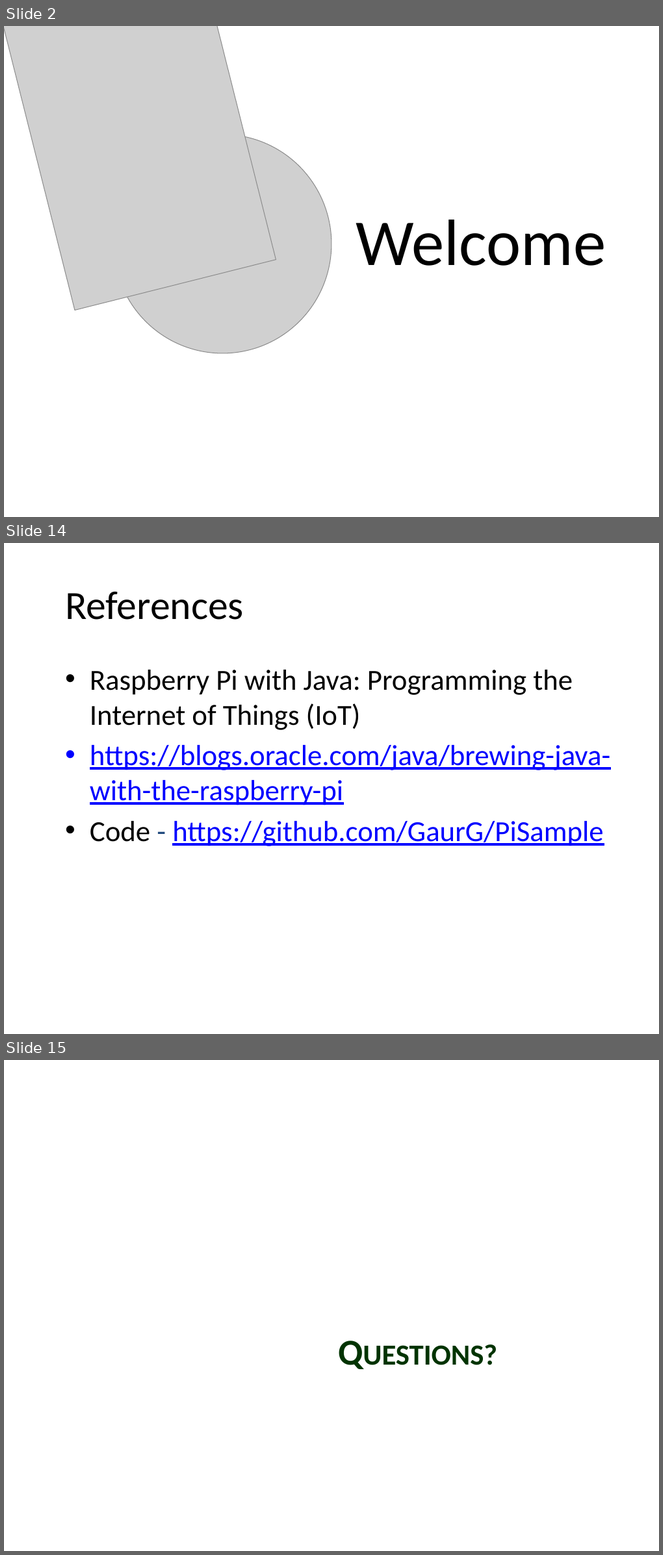
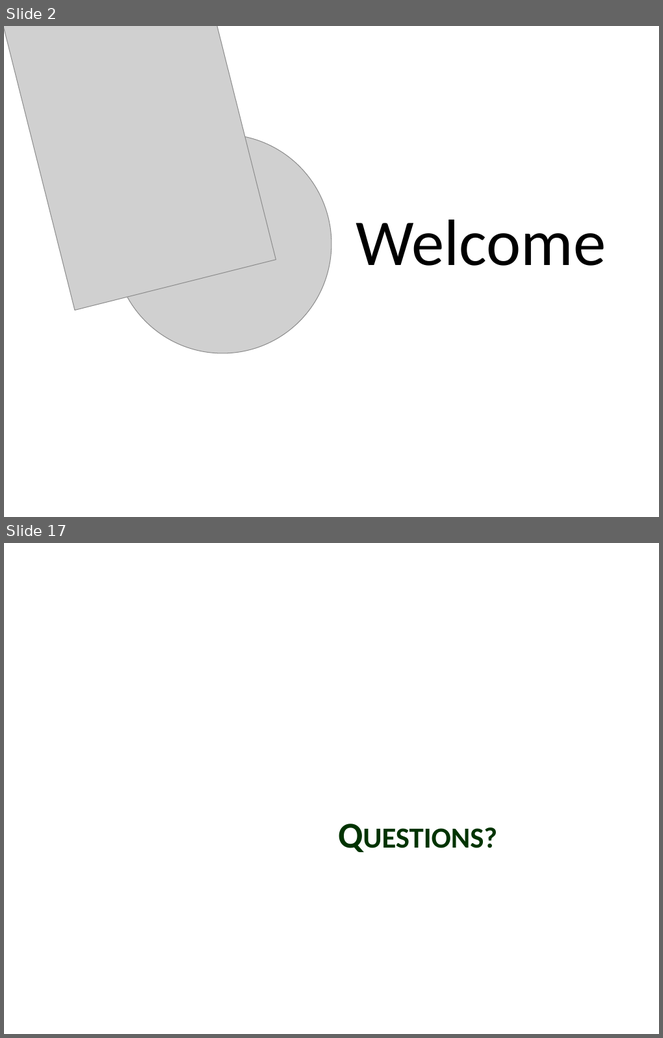
Before and after one commit to GaurG/IoT, a slide deck: IoT.pptx. Shown one above the other, each under a label of ours: slides 2, 14 and 15 before the commit, slides 2 and 17 after it; the slides between them are not shown. The pictures are 663x1555 and 663x1038 pixels, drawn with LibreOffice and Linux fonts; fonts in the diff are those of the drawing; grey boxes stand for pictures; background and template pictures are left out. Boxes give left, top, right and bottom in pixels: in the first picture for what was removed or moved away, otherwise in the second. Text is boxed around its words. In the diff, an @@ line names an element or a change of style, - is before the commit and + after.

```diff
--- a/IoT.pptx
+++ b/IoT.pptx
@@ slide 14 removed at <box>4,543,659,1034</box>, background picture (left out) @@
@@ title removed at <box>65,591,244,620</box> @@
-References
@@ text removed at <box>90,670,610,847</box> @@
-• Raspberry Pi with Java: Programming the Internet of Things (IoT)
-• https://blogs.oracle.com/java/brewing-java-with-the-raspberry-pi
-• Code - https://github.com/GaurG/PiSample
@@ what was slide 15 is now slide 17 @@
```
Also in this commit, not shown: 2 slides changed, 13 slides added, 10 other slides removed, 1 other file.
